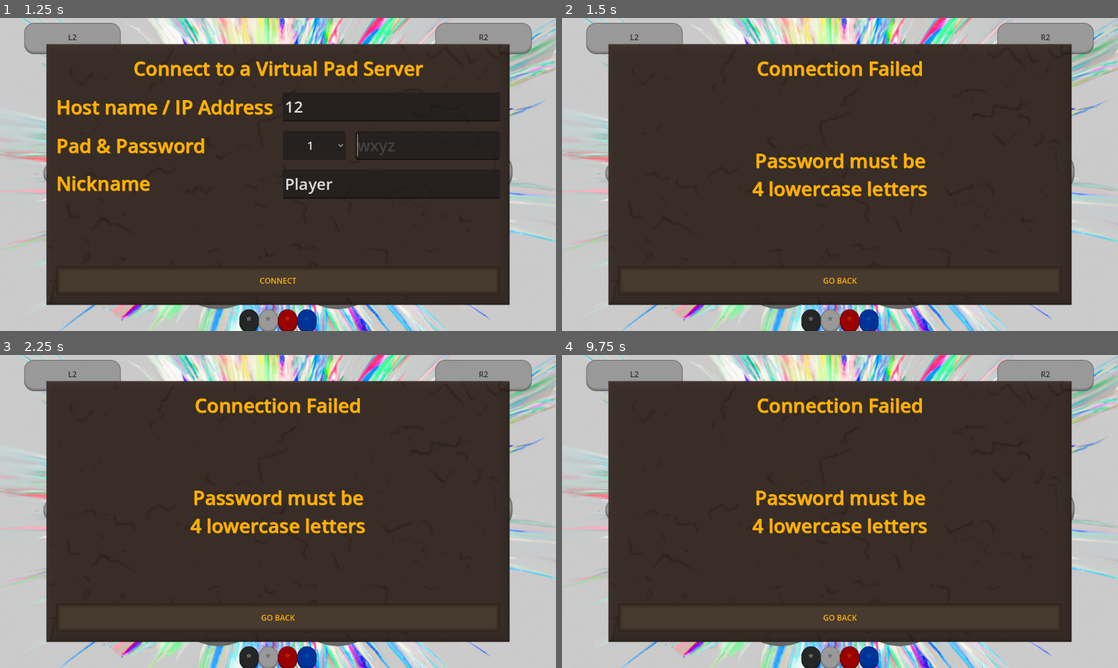
Above: before the commit, frames 1-4 (two rows, left to right).
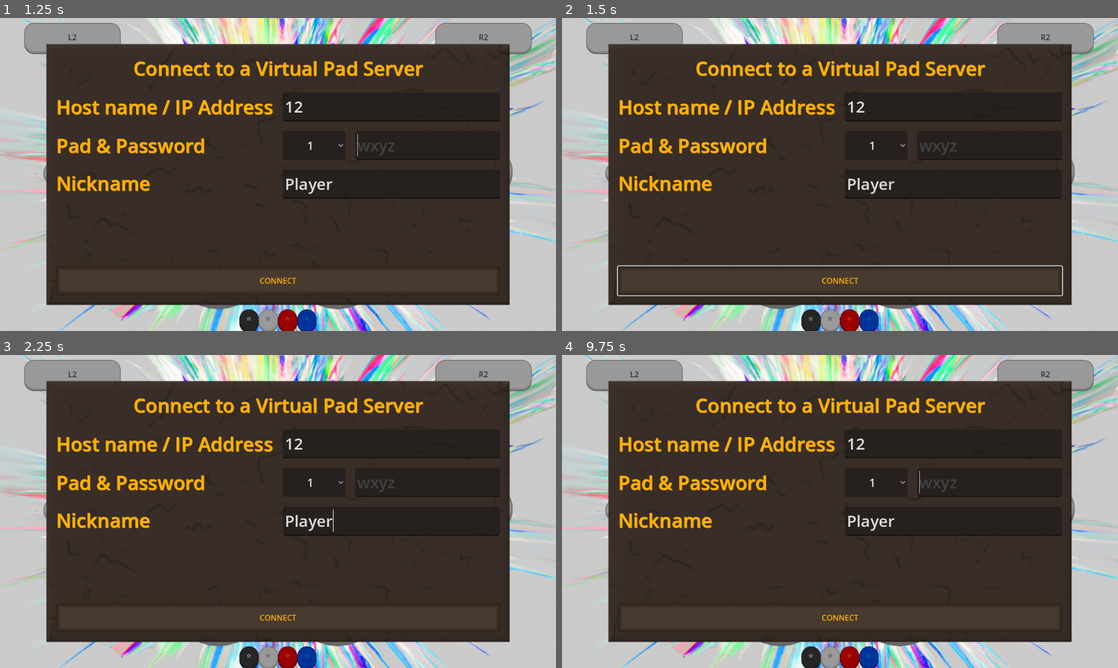
Above: after the commit, the same moments.

Repository: HawaTechnologies/virtualpad-client
Game: Godot game, scene res://main.tscn
The game is run twice, just before and just after one commit, with the same random seed, the same clock (stepped at 60 frames per second) and the same inputs.
Inputs (mouse positions are in pixels of both pictures, inside the frame that each line leads up to):
- Up to frame 1 (1.25 s): click (389, 105) at 0.52 s; type "12" at 0.6 s; click (428, 146) at 0.75 s; type "12" at 0.83 s
- Up to frame 2 (1.5 s): click "CONNECT" at 1.25 s
- Up to frame 3 (2.25 s): click "Start" at 2 s
- Up to frame 4 (9.75 s): click "Start" at 2.75 s; click "▲" at 3.5 s; click (634, 486) at 4.25 s; click (684, 486) at 5 s; click "◀" at 5.75 s; click "▶" at 6.5 s; click (634, 536) at 7.25 s; click (684, 536) at 8 s; click "▼" at 8.75 s; click "N" at 9.5 s

Frame 1 is identical in both runs. In frame 2, 6.3% of the frame differs, in the area x 9-91%, y 13-89%; in frame 3, 5.5%; in frame 4, 5.5%.
Error after the commit: Invalid access to property or key 'REASON_TYPE_LOCAL' on a base object of type 'GDScript'. (res://Scripts/Main.gd:112)

Commit message:
Adding poll error handling

Diff:
--- a/Scripts/Main.gd
+++ b/Scripts/Main.gd
@@ -90,9 +90,11 @@
 	$Session.connect("debug_ping_send_error", self._debug_ping_send_error)
 	$Session.connect("debug_ping_loop_ended", self._debug_ping_loop_ended)
 	$Session.connect("debug_pong_loop_started", self._debug_pong_loop_started)
-	$Session.connect("debug_pong_received", self._debug_pong_received)
+	$Session.connect("debug_pong_receive_success", self._debug_pong_receive_success)
+	$Session.connect("debug_pong_receive_error", self._debug_pong_receive_error)
 	$Session.connect("debug_pong_loop_ended", self._debug_pong_loop_ended)
 	$Session.connect("debug_session_send_error", self._debug_session_send_error)
+	$Session.connect("debug_session_receive_error", self._debug_session_receive_error)
 	_reload_settings()
 	_show_popup($FormConnect)
 
@@ -201,8 +203,12 @@
 	print("Pong loop started")
 
 
-func _debug_pong_received():
+func _debug_pong_receive_success():
 	print("Pong received")
+
+
+func _debug_pong_receive_error(err):
+	print("Pong error! Error code: ", err)
 
 
 func _debug_pong_loop_ended():
@@ -211,6 +217,10 @@
 
 func _debug_session_send_error(err):
 	print("Send error! Error code: ", err)
+
+
+func _debug_session_receive_error(err):
+	print("Receive error! Error code: ", err)
 
 
 func _show_popup(popup):
--- a/Scripts/Session.gd
+++ b/Scripts/Session.gd
@@ -26,7 +26,9 @@
 # - The pong loop started.
 signal debug_pong_loop_started
 # - A pong was received from the server.
-signal debug_pong_received
+signal debug_pong_receive_success
+# - There was an error receiving the pong.
+signal debug_pong_receive_error(error)
 # - The pong loop ended.
 signal debug_pong_loop_ended
 # - The data loop started.
@@ -35,12 +37,15 @@
 signal debug_data_loop_ended
 # - There was an error sending the data.
 signal debug_session_send_error(error)
+# - There was an error receiving the data.
+signal debug_session_receive_error(error)
 # - A poll just executed.
 signal after_poll
 
 # Reason types for closing/failure:
-const REASON_TYPE_LOCAL = 1000
-const REASON_TYPE_SERVER = 2000
+const REASON_TYPE_SERVER = 1000
+const REASON_TYPE_CLIENT = 2000
+const REASON_TYPE_LIBRARY = 3000  # This is a poll() error, actually.
 
 # Failure reasons:
 # - The authentication failed.
@@ -68,6 +73,8 @@
 const CLOSE_REASON_CLIENT_TERMINATED = 2001
 # - The client never received a PONG timeout from the server.
 const CLOSE_REASON_CLIENT_TIMEOUT = 2002
+# - Poll reason (serves as base).
+const CLOSE_REASON_LIBRARY_POLL_BASE = 3000
 
 # Messages the client sends to the server:
 const REQUEST_CLOSE_CONNECTION = 19
@@ -176,7 +183,7 @@
 		if _pong_received:
 			_pong_received = false
 			_time = 0
-			emit_signal("debug_pong_received")
+			emit_signal("debug_pong_receive_success")
 		if _time >= PONG_RECEIVE_INTERVAL:
 			_stream.put_data([REQUEST_CLOSE_CONNECTION])
 			_stream.disconnect_from_host()
@@ -232,22 +239,25 @@
 	while _stream.get_status() == StreamPeerTCP.STATUS_CONNECTED:
 		if _stream.get_available_bytes() > 0:
 			var response = _stream.get_data(_stream.get_available_bytes())
-			match response[1][0]:
-				0:
-					_session_status = SessionStatus.ACTIVE
-					emit_signal("session_approved")
-				SERVER_AUTH_FAILED:
-					_locally_fail(REASON_TYPE_SERVER, FAIL_REASON_SERVER_AUTH_FAILED)
-				SERVER_PAD_BUSY:
-					_locally_fail(REASON_TYPE_SERVER, FAIL_REASON_SERVER_PAD_BUSY)
-				SERVER_NOTIFICATION_PONG:
-					_pong_received = true
-				SERVER_NOTIFICATION_TIMEOUT:
-					_locally_close(REASON_TYPE_SERVER, CLOSE_REASON_SERVER_TIMEOUT)
-				SERVER_NOTIFICATION_TERMINATED:
-					_locally_close(REASON_TYPE_SERVER, CLOSE_REASON_SERVER_TERMINATED)
-				_:
-					_locally_close(REASON_TYPE_SERVER, CLOSE_REASON_SERVER_UNKNOWN)
+			if response[0] != OK:
+				emit_signal("debug_session_receive_error", response[0])
+			else:
+				match response[1][0]:
+					0:
+						_session_status = SessionStatus.ACTIVE
+						emit_signal("session_approved")
+					SERVER_AUTH_FAILED:
+						_locally_fail(REASON_TYPE_SERVER, FAIL_REASON_SERVER_AUTH_FAILED)
+					SERVER_PAD_BUSY:
+						_locally_fail(REASON_TYPE_SERVER, FAIL_REASON_SERVER_PAD_BUSY)
+					SERVER_NOTIFICATION_PONG:
+						_pong_received = true
+					SERVER_NOTIFICATION_TIMEOUT:
+						_locally_close(REASON_TYPE_SERVER, CLOSE_REASON_SERVER_TIMEOUT)
+					SERVER_NOTIFICATION_TERMINATED:
+						_locally_close(REASON_TYPE_SERVER, CLOSE_REASON_SERVER_TERMINATED)
+					_:
+						_locally_close(REASON_TYPE_SERVER, CLOSE_REASON_SERVER_UNKNOWN)
 		await self.after_poll
 	emit_signal("debug_data_loop_ended")
 
@@ -284,7 +294,7 @@
 
 	# First, disconnect the previous session, if any.
 	if _stream.get_status() != StreamPeerTCP.STATUS_NONE:
-		_locally_close(REASON_TYPE_LOCAL, CLOSE_REASON_CLIENT_TERMINATED)
+		_locally_close(REASON_TYPE_CLIENT, CLOSE_REASON_CLIENT_TERMINATED)
 		await _wait_socket_status([
 			StreamPeerTCP.STATUS_NONE, StreamPeerTCP.STATUS_ERROR
 		])
@@ -294,7 +304,7 @@
 
 	# 1. Start by checking/adding the padd.
 	if pad_index < 0 or pad_index > 7:
-		emit_signal("session_failed", REASON_TYPE_LOCAL, FAIL_REASON_CLIENT_INVALID_PAD)
+		emit_signal("session_failed", REASON_TYPE_CLIENT, FAIL_REASON_CLIENT_INVALID_PAD)
 		return
 	message.append(pad_index)
 
@@ -304,20 +314,20 @@
 	# 3. Add the password.
 	password = _filter_only_letters(password, 4)
 	if len(password) != 4:
-		emit_signal("session_failed", REASON_TYPE_LOCAL, FAIL_REASON_CLIENT_INVALID_PASSWORD)
+		emit_signal("session_failed", REASON_TYPE_CLIENT, FAIL_REASON_CLIENT_INVALID_PASSWORD)
 		return
 	message += password.to_utf8_buffer()
 
 	# 4. Add the nickname (pad it with spaces)
 	nickname = _filter_only_letters(nickname, 16)
 	if len(nickname) == 0:
-		emit_signal("session_failed", REASON_TYPE_LOCAL, FAIL_REASON_CLIENT_INVALID_NICKNAME)
+		emit_signal("session_failed", REASON_TYPE_CLIENT, FAIL_REASON_CLIENT_INVALID_NICKNAME)
 		return
 	message += (nickname + " ".repeat(16 - len(nickname))).to_utf8_buffer()
 
 	var error = _stream.connect_to_host(host, 2357)
 	if error != OK:
-		emit_signal("session_failed", REASON_TYPE_LOCAL, FAIL_REASON_CLIENT_UNKNOWN)
+		emit_signal("session_failed", REASON_TYPE_CLIENT, FAIL_REASON_CLIENT_UNKNOWN)
 		return
 	else:
 		# Mark the session as starting, and wait until
@@ -329,7 +339,7 @@
 		emit_signal("session_starting")
 		var result = _stream.put_data(message)
 		if result != OK:
-			_locally_close(REASON_TYPE_LOCAL, FAIL_REASON_CLIENT_UNKNOWN)
+			_locally_close(REASON_TYPE_CLIENT, FAIL_REASON_CLIENT_UNKNOWN)
 			await _wait_socket_status([
 				StreamPeerTCP.STATUS_NONE, StreamPeerTCP.STATUS_ERROR
 			])
@@ -346,7 +356,7 @@
 	This is a co-routine that must be waited for.
 	"""
 
-	_locally_close(REASON_TYPE_LOCAL, CLOSE_REASON_CLIENT_TERMINATED)
+	_locally_close(REASON_TYPE_CLIENT, CLOSE_REASON_CLIENT_TERMINATED)
 	await _wait_socket_status([
 		StreamPeerTCP.STATUS_NONE, StreamPeerTCP.STATUS_ERROR
 	])
@@ -374,5 +384,16 @@
 
 # Called every frame. 'delta' is the elapsed time since the previous frame.
 func _process(delta):
-	_stream.poll()
+	var err = _stream.poll()
 	emit_signal("after_poll")
+	# Finally, we process the poll error, if any.
+	# On error, the socket is already disconnected
+	# from any host,
+	if err != OK:
+		_session_status = SessionStatus.NONE
+		# This one is idempotent, save for the status set.
+		_stream.disconnect_from_host()
+		emit_signal(
+			"session_ended", REASON_TYPE_LIBRARY,
+			CLOSE_REASON_LIBRARY_POLL_BASE + err
+		)
